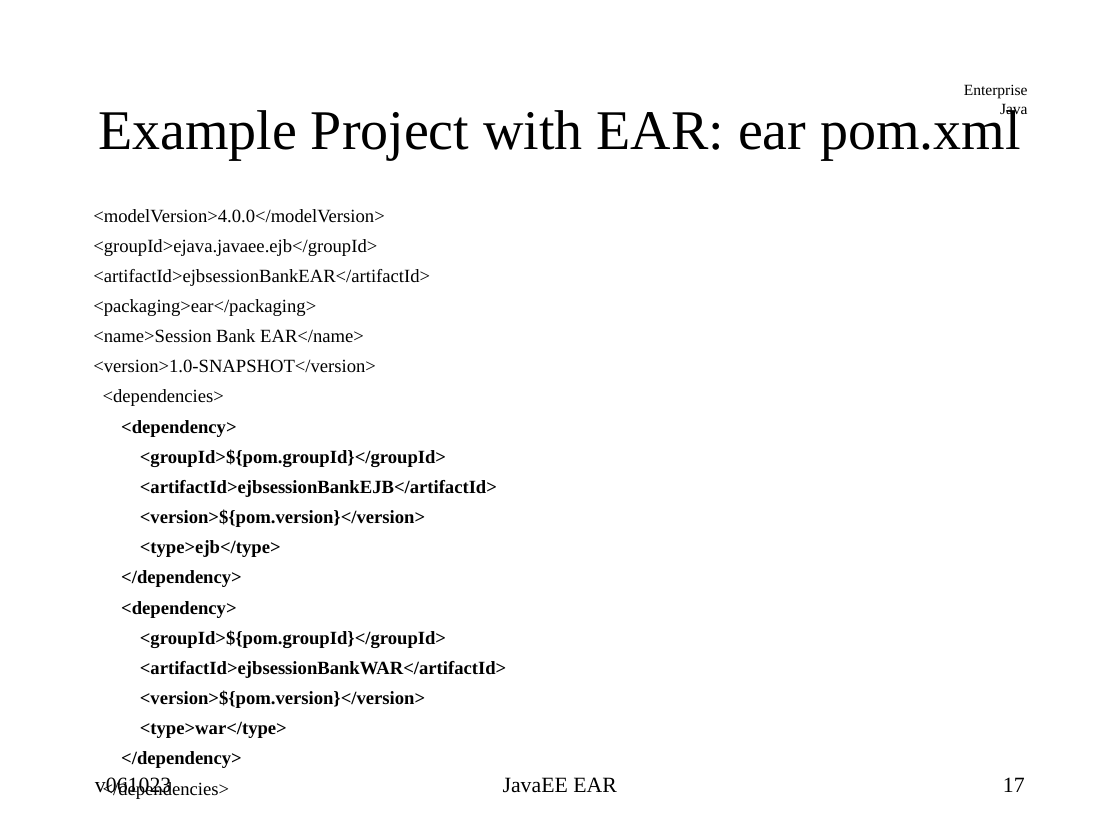
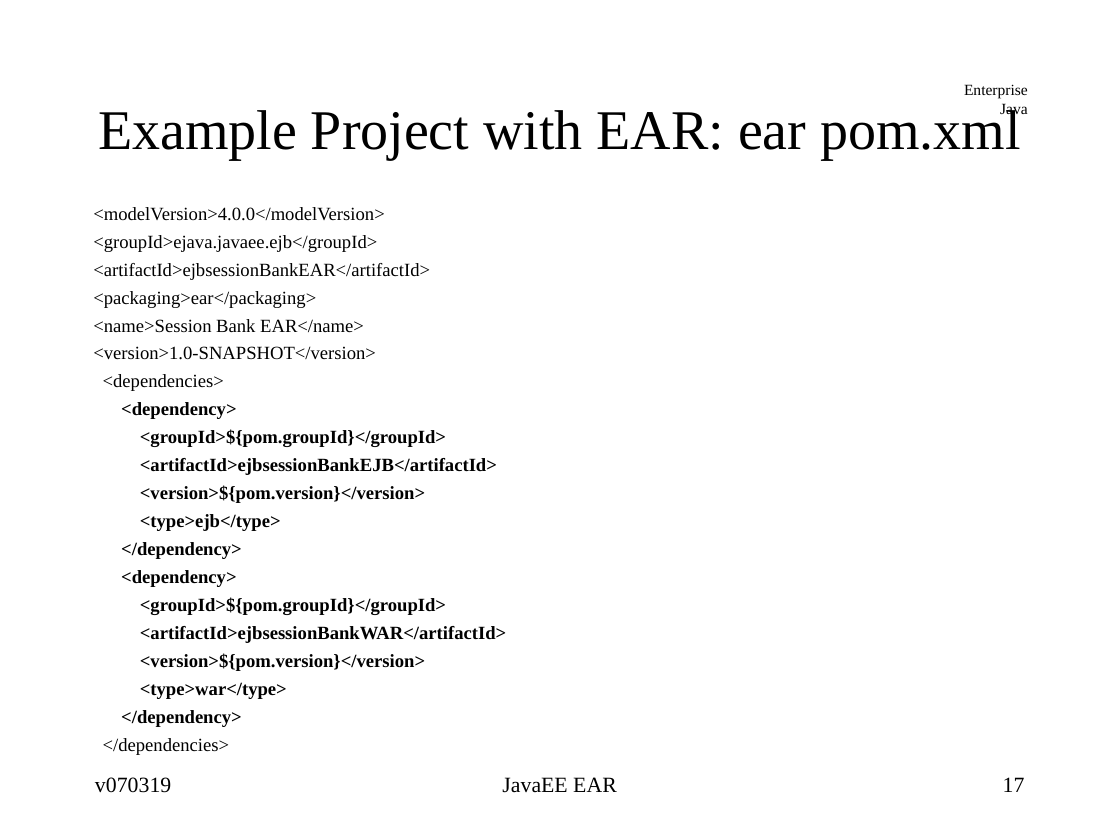
Before and after one commit to jcstaff/ejava-javaee, a slide deck: slide 17 of course-docs/src/site/resources/lectures/javaeeEAR.ppt. Drawn at 1120x840 pixels with LibreOffice and Linux fonts; fonts in the diff are those of the drawing. Boxes give left, top, right and bottom in pixels: in the first picture for what was removed or moved away, otherwise in the second. Text is boxed around its words. In the diff, an @@ line names an element or a change of style, - is before the commit and + after.

```diff
--- a/course-docs/src/site/resources/lectures/javaeeEAR.ppt
+++ b/course-docs/src/site/resources/lectures/javaeeEAR.ppt
@@ text "<modelVersion>4.0.0</modelVersion>" at bbox=[93, 207, 506, 755]: line spacing 0.93 to 0.83 @@
@@ text at bbox=[95, 777, 171, 793]: text changed @@
-v061023
+v070319
```
Also in this commit, not shown: 17 other slides changed, 31 other files.
